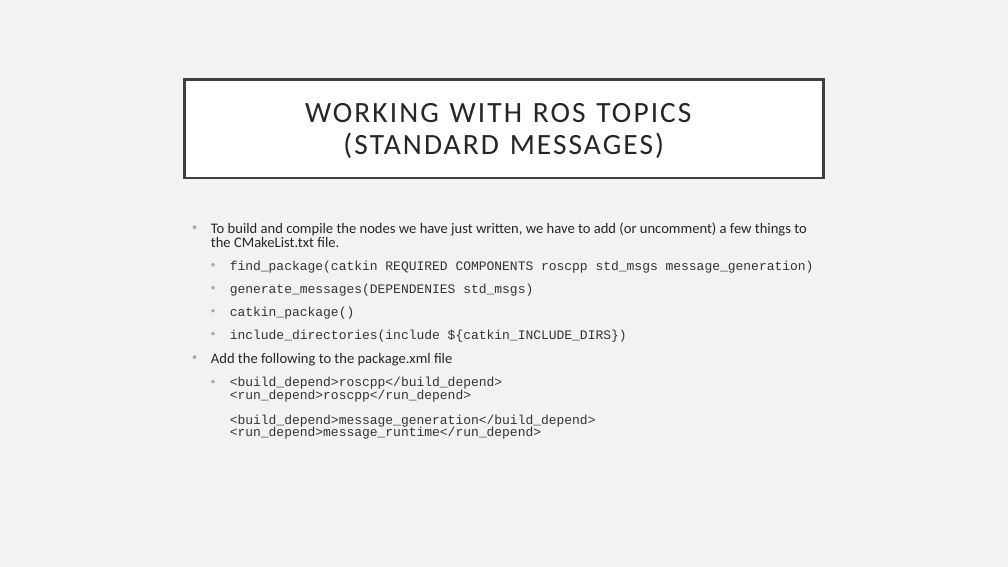
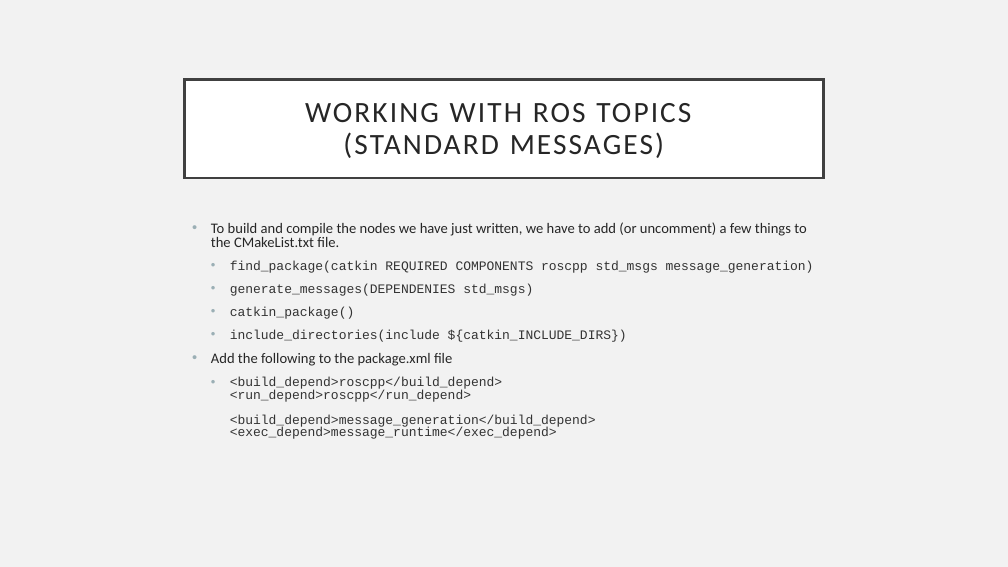
Before and after one commit to fpt-corp/DiRa, a slide deck: slide 6 of Reference/ROS/Working with ROS topic.pptx. Drawn at 1008x567 pixels with LibreOffice and Linux fonts; fonts in the diff are those of the drawing. Boxes give left, top, right and bottom in pixels: in the first picture for what was removed or moved away, otherwise in the second. Text is boxed around its words. In the diff, an @@ line names an element or a change of style, - is before the commit and + after.

Commit message:
finish server file + update topic and introduction

```diff
--- a/Reference/ROS/Working with ROS topic.pptx
+++ b/Reference/ROS/Working with ROS topic.pptx
@@ text at [230, 377, 596, 439]: text changed @@
-  • <build_depend>roscpp</build_depend>
-    <run_depend>roscpp</run_depend>
-    <build_depend>message_generation</build_depend>
-    <run_depend>message_runtime</run_depend>
+  • <build_depend>roscpp</build_depend>
+    <run_depend>roscpp</run_depend>
+    <build_depend>message_generation</build_depend>
+    <exec_depend>message_runtime</exec_depend>
```
Also in this commit, not shown: 2 other files.
